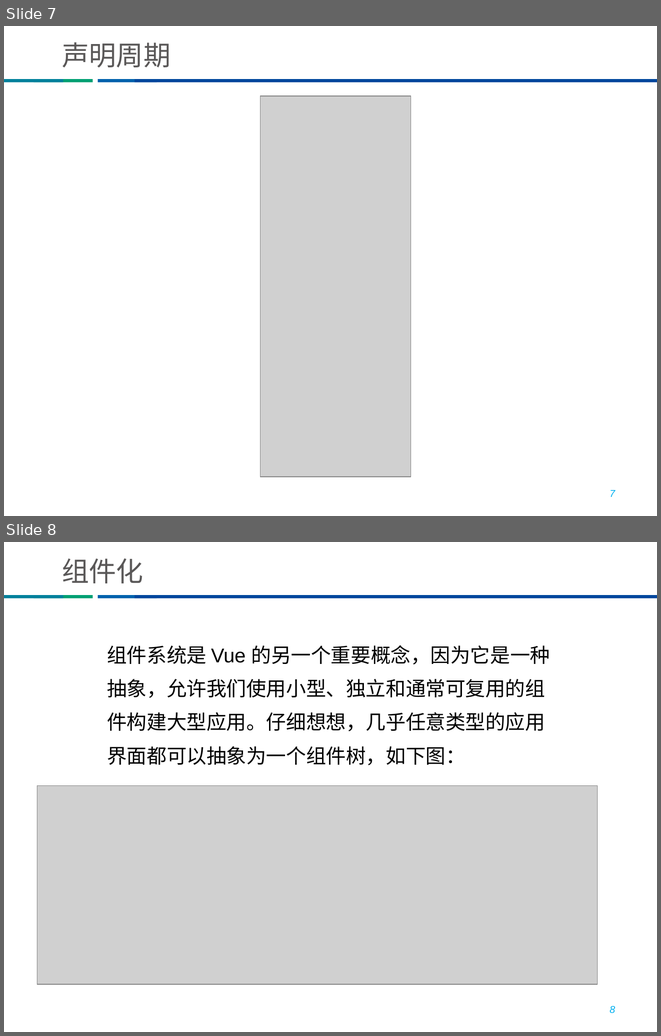
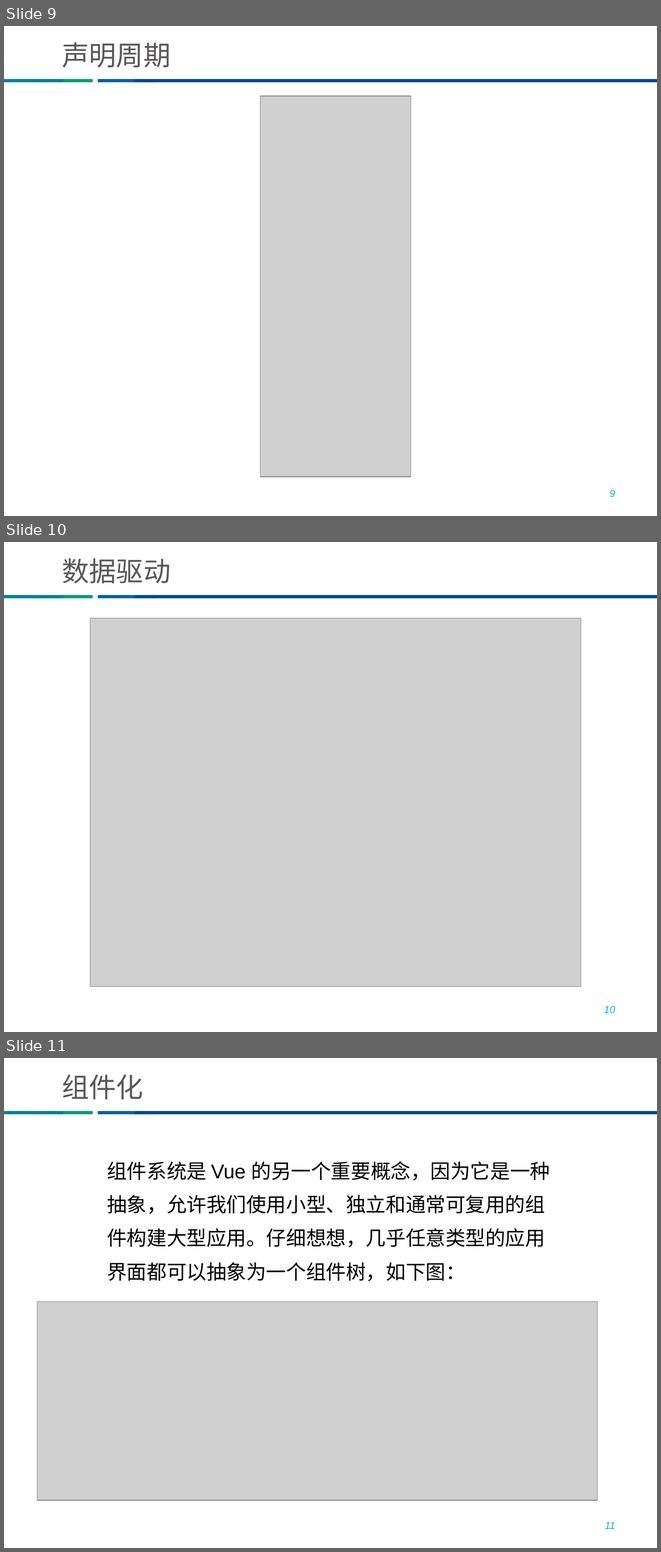
Before and after one commit to he8hepeng/thunisoftCli3, a slide deck: vue培训 v1.pptx. Shown one above the other, each under a label of ours: slides 7 and 8 before the commit, slides 9, 10 and 11 after it. The pictures are 661x1036 and 661x1552 pixels, drawn with LibreOffice and Linux fonts; fonts in the diff are those of the drawing; grey boxes stand for pictures; background and template pictures are left out. Boxes give left, top, right and bottom in pixels: in the first picture for what was removed or moved away, otherwise in the second. Text is boxed around its words. In the diff, an @@ line names an element or a change of style, - is before the commit and + after.

```diff
--- a/vue培训 v1.pptx
+++ b/vue培训 v1.pptx
@@ slide 10 added at [4, 542, 657, 1032], background #FFFFFF; not listed: 4 template elements that a slide beside it also shows @@
@@ title added at [62, 558, 170, 583], 30 pt, text #595757 @@
+数据驱动
@@ picture added at [90, 618, 581, 987] @@
@@ page number added at [604, 1006, 615, 1013], 11 pt, text #00B0F0, italic @@
+10
@@ what was slide 7 is now slide 9 @@
@@ page number at [610, 490, 615, 497]: text changed @@
-7
+9
@@ what was slide 8 is now slide 11 @@
@@ page number at [605, 1522, 616, 1529]: text changed @@
-8
+11
```
Also in this commit, not shown: 1 slide changed, 2 other slides added, 10 other files.
